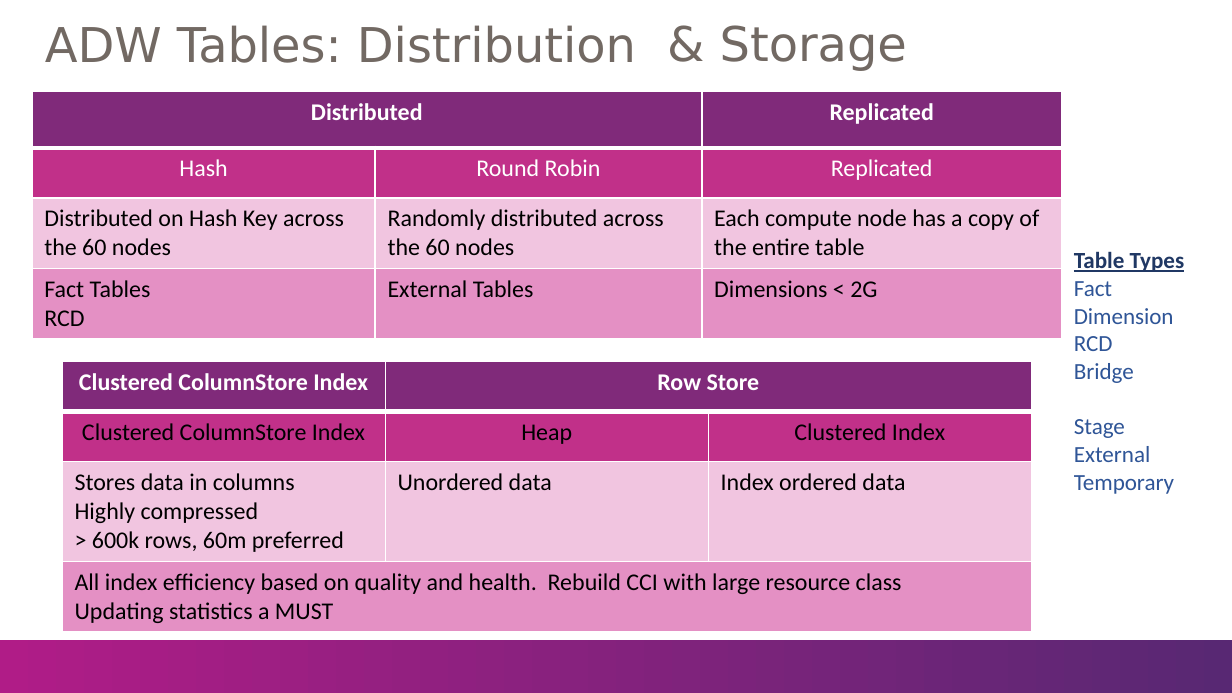
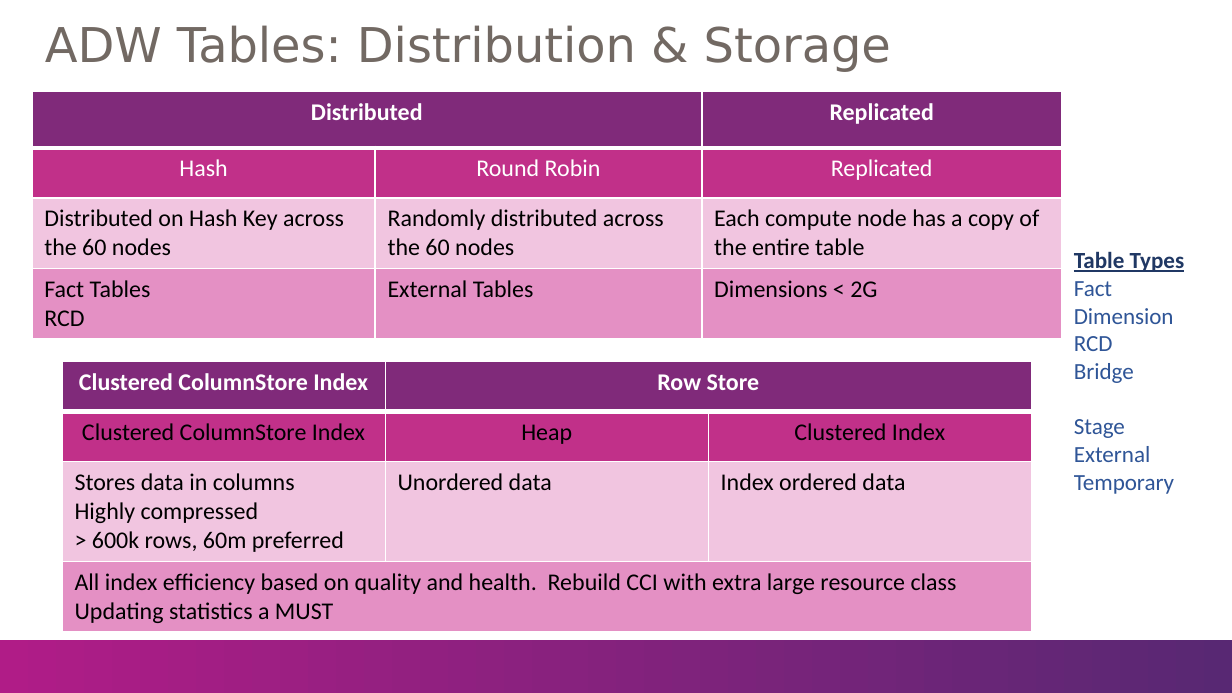
Before and after one commit to BSWolfset/PresentationSlidedecks, a slide deck: slide 7 of DesigningForADWPerformance.pptx (slide 5 before the commit). Drawn at 1232x693 pixels with LibreOffice and Linux fonts; fonts in the diff are those of the drawing; background and template pictures are left out. Boxes give left, top, right and bottom in pixels: in the first picture for what was removed or moved away, otherwise in the second. Text is boxed around its words. In the diff, an @@ line names an element or a change of style, - is before the commit and + after.

```diff
--- a/DesigningForADWPerformance.pptx
+++ b/DesigningForADWPerformance.pptx
@@ title at box(45, 25, 891, 72): text changed @@
-ADW Tables: Distribution
+ADW Tables: Distribution & Storage
@@ text removed at box(720, 25, 907, 71) @@
-& Storage
@@ table at box(63, 362, 1031, 631) @@
-row 4, column 1: All index efficiency based on quality and health. Rebuild CCI with large resource class / Updating statistics a MUST
+row 4, column 1: All index efficiency based on quality and health. Rebuild CCI with extra large resource class / Updating statistics a MUST
```
Also in this commit, not shown: 5 other slides changed, 2 slides added.
